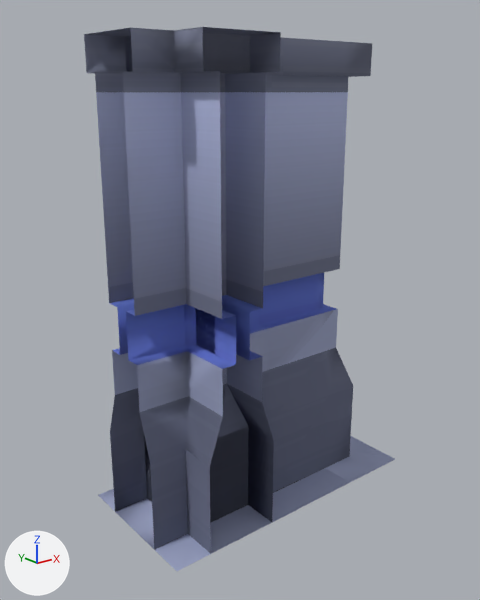
Before and after pictures for a commit that changed the glTF model assets/models/wall-cap.glb.
Camera for both pictures: a 50 mm camera at (-2.26, -3.29, 2.7) aimed at (0.4, 0.03, 1.37). Every picture has the same lights, and +X, +Y and +Z are marked at lower left. The first picture is the older version.

Before the edit, the objects in view are built like this:
```python
ob_wall = bpy.data.objects.new('wall', me_structure_wall_002)
ob_wall.location = (0.0, 0.0, 1.578)
ob_wall_cap = bpy.data.objects.new('wall-cap', me_structure_wall)
ob_wall_cap.location = (1.0, 0.0, 1.578)
ob_wall_corner = bpy.data.objects.new('wall-corner', me_structure_corner_inner)
ob_wall_corner.location = (0.0, 0.0, 1.538)
ob_wall_pillar = bpy.data.objects.new('wall-pillar', me_structure_corner_inner_001)
ob_wall_pillar.location = (0.0, 0.0, 1.428)
ob_wall_t = bpy.data.objects.new('wall-T', me_structure_corner_inner_011)
ob_wall_t.location = (0.0, 0.0, 1.649)
ob_wall_window = bpy.data.objects.new('wall-window', me_structure_wall_001)
ob_wall_window.location = (0.0, 0.0, 1.919)
```
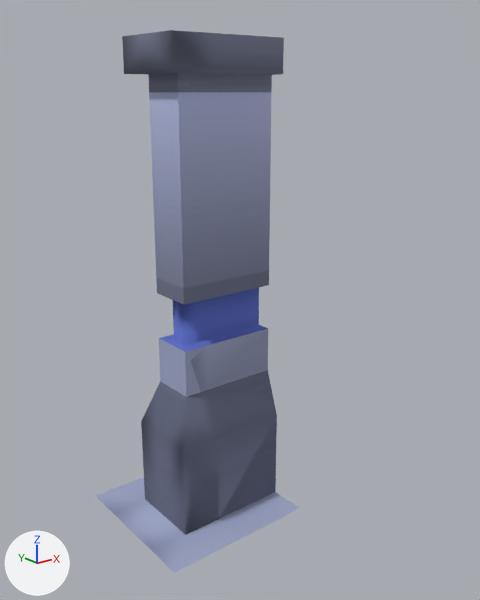
Changed parts and their boxes (x1, y1, x2, y2) in the pictures (480 x 600 px):
'wall-cap', moved, turned: before (259, 38, 395, 508); after (96, 30, 299, 573)
'wall-T', deleted (blue): before (84, 27, 300, 571)
    faces in mat_colormap_019 (picture img_colormap): (123, 27, 300, 571)
    faces in mat_colormap_020 (picture img_colormap): (84, 34, 147, 512)
'wall-corner', deleted (blue): before (125, 27, 280, 554)
    faces in mat_colormap_005 (picture img_colormap): (203, 27, 280, 512)
    faces in mat_colormap (picture img_colormap): (125, 27, 236, 554)
'wall', deleted: before (85, 32, 272, 554)
'wall-window', deleted: before (84, 28, 279, 421)
    faces in mat_colormap_001 (picture img_colormap): (96, 96, 133, 283)
    faces in mat_colormap_003 (picture img_colormap_001): (84, 28, 279, 421)
'wall-pillar', deleted: before (116, 32, 250, 549)

Patch to the scene script:
```diff
--- a/assets/models/wall-cap.glb.py
+++ b/assets/models/wall-cap.glb.py
@@ ob_wall_cap @@
 ob_wall_cap = bpy.data.objects.new('wall-cap', me_structure_wall)
-ob_wall_cap.location = (1.0, 0.0, 1.578)
+ob_wall_cap.location = (0.0, 0.0, 1.578)
+ob_wall_cap.rotation_euler = (0.0, 0.0, -3.142)  # degrees (0, 0, -180)
@@ ob_wall_window @@
-ob_wall_window = bpy.data.objects.new('wall-window', me_structure_wall_001)
-ob_wall_window.location = (0.0, 0.0, 1.919)
@@ ob_wall_corner @@
-ob_wall_corner = bpy.data.objects.new('wall-corner', me_structure_corner_inner)
-ob_wall_corner.location = (0.0, 0.0, 1.538)
@@ ob_wall_t @@
-ob_wall_t = bpy.data.objects.new('wall-T', me_structure_corner_inner_011)
-ob_wall_t.location = (0.0, 0.0, 1.649)
@@ ob_wall @@
-ob_wall = bpy.data.objects.new('wall', me_structure_wall_002)
-ob_wall.location = (0.0, 0.0, 1.578)
@@ ob_wall_pillar @@
-ob_wall_pillar = bpy.data.objects.new('wall-pillar', me_structure_corner_inner_001)
-ob_wall_pillar.location = (0.0, 0.0, 1.428)
```
